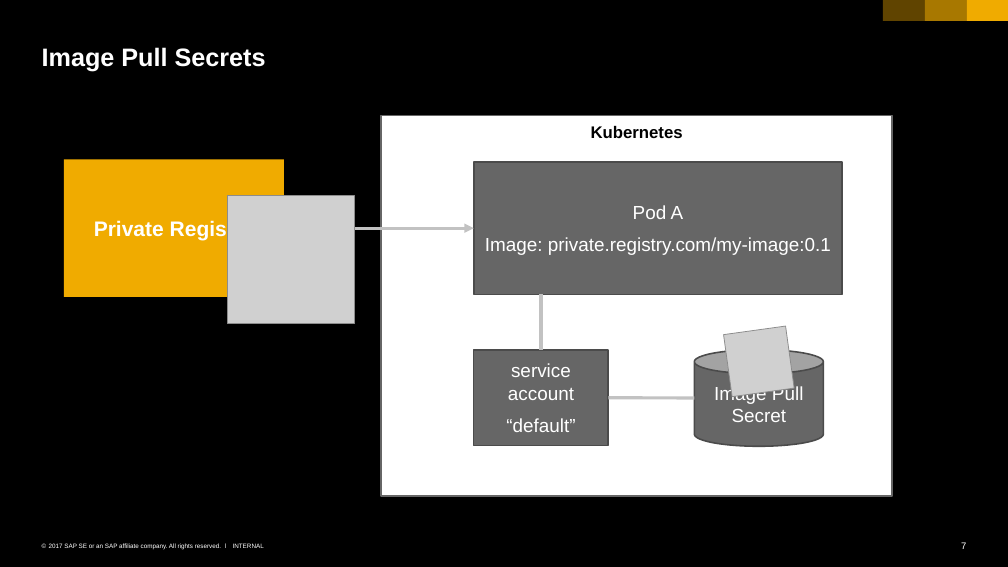
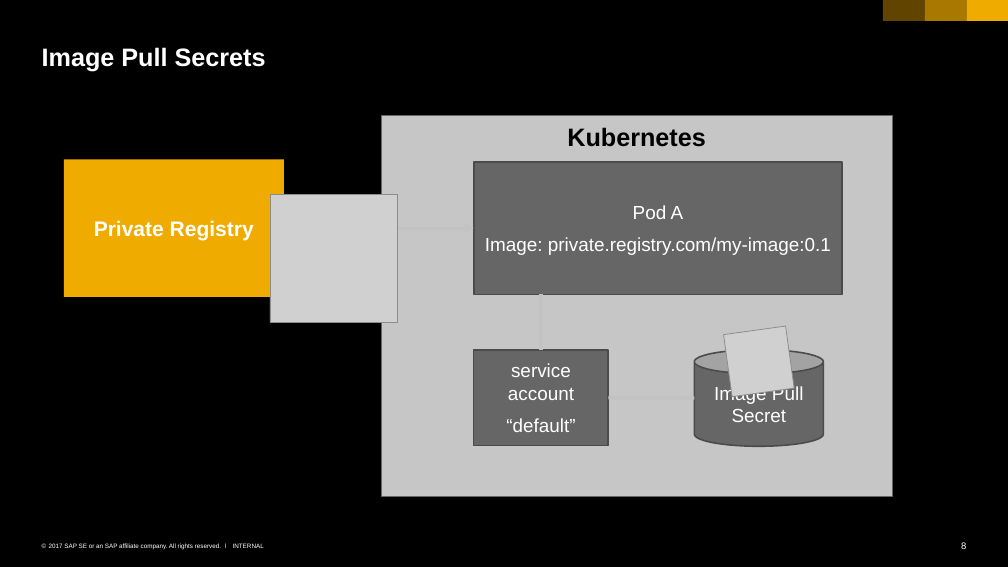
Before and after one commit to cuijiyao01/docker-k8s-training, a slide deck: slide 8 of kubernetes/08_administration.pptx (slide 7 before the commit). Drawn at 1008x567 pixels with LibreOffice and Linux fonts; fonts in the diff are those of the drawing; grey boxes stand for pictures. Boxes give left, top, right and bottom in pixels: in the first picture for what was removed or moved away, otherwise in the second. Text is boxed around its words. In the diff, an @@ line names an element or a change of style, - is before the commit and + after.

Commit message:
more details about image pull concepts

```diff
--- a/kubernetes/08_administration.pptx
+++ b/kubernetes/08_administration.pptx
@@ rectangle "Kubernetes" at box(381, 116, 892, 496): size 16 to 24 pt; more space between paragraphs; fill #FFFFFF to #C6C6C6; outline #666666 1.5 pt to #666666 0.79 pt; shadow on @@
@@ picture: place and size @@
-picture at box(227, 196, 355, 323)
+picture at box(270, 195, 397, 323)
@@ page number at box(961, 542, 966, 552): text changed @@
-7
+8
```
Also in this commit, not shown: 2 other slides changed, 1 slide added.
